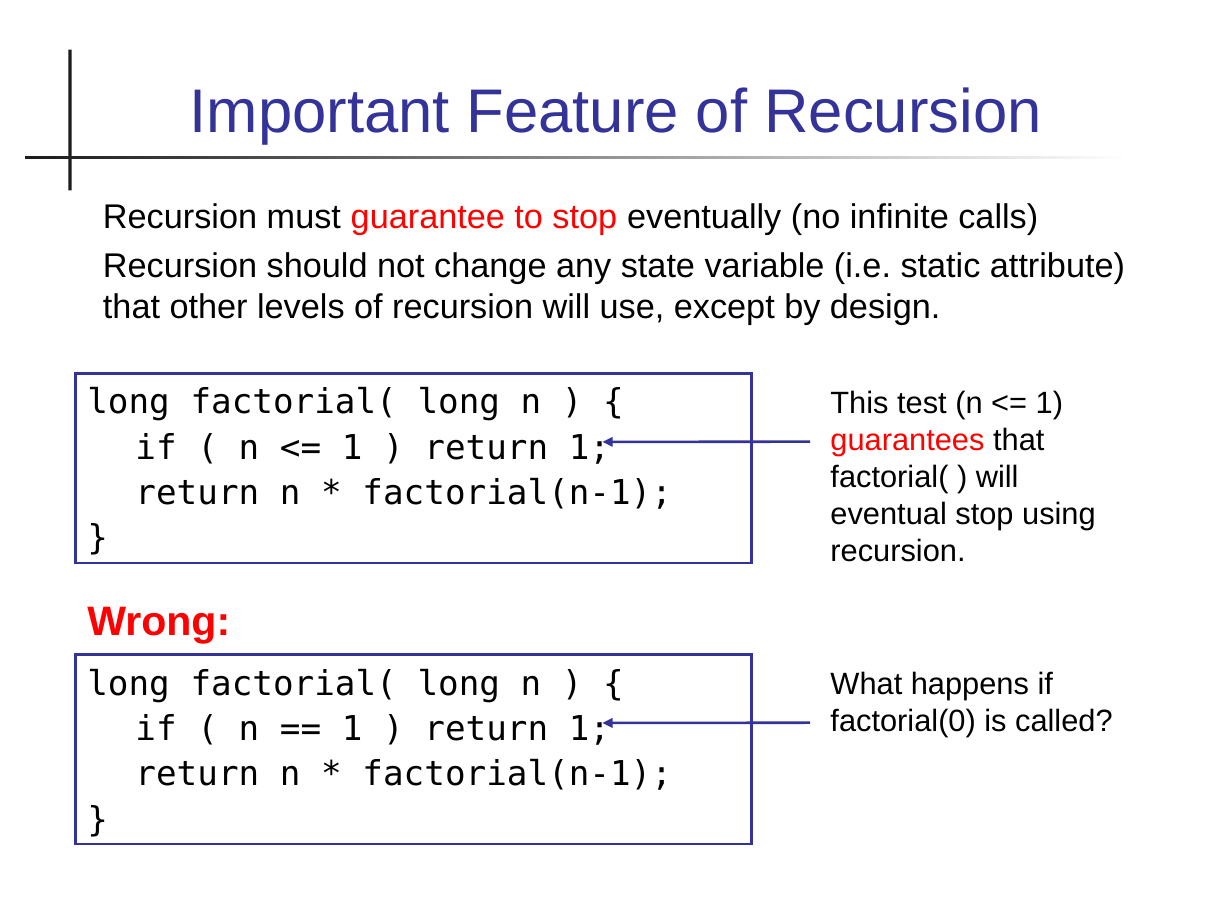
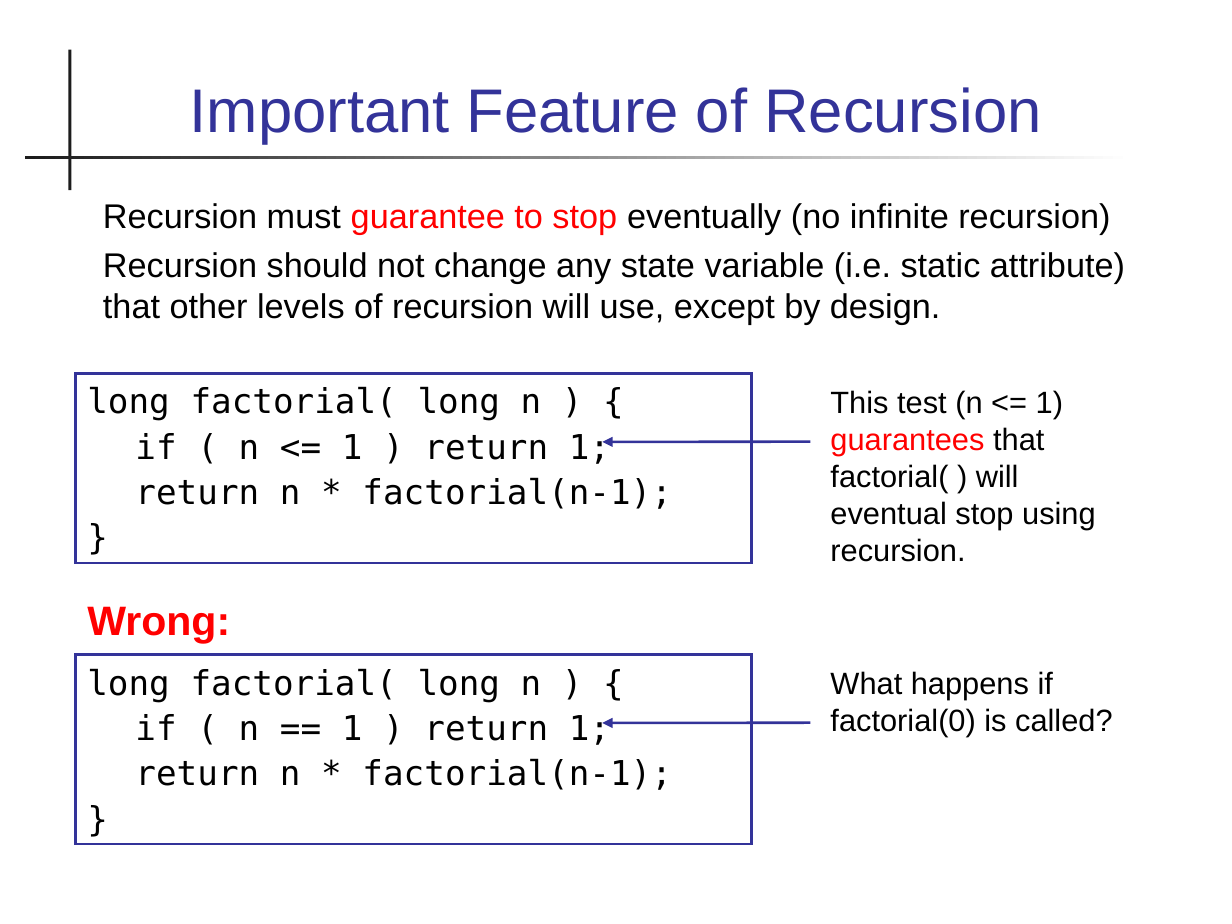
Before and after one commit to skeoop/skeoop.github.io, a slide deck: slide 6 of week8/Recursion.ppt. Drawn at 1232x924 pixels with LibreOffice and Linux fonts; fonts in the diff are those of the drawing. Boxes give left, top, right and bottom in pixels: in the first picture for what was removed or moved away, otherwise in the second. Text is boxed around its words. In the diff, an @@ line names an element or a change of style, - is before the commit and + after.

Commit message:
update recursion slides

```diff
--- a/week8/Recursion.ppt
+++ b/week8/Recursion.ppt
@@ text at (103,203,1110,234): text changed @@
-Recursion must guarantee to stop eventually (no infinite calls)
+Recursion must guarantee to stop eventually (no infinite recursion)
```
Also in this commit, not shown: 22 other slides changed, 1 slide added, 4 other files.
